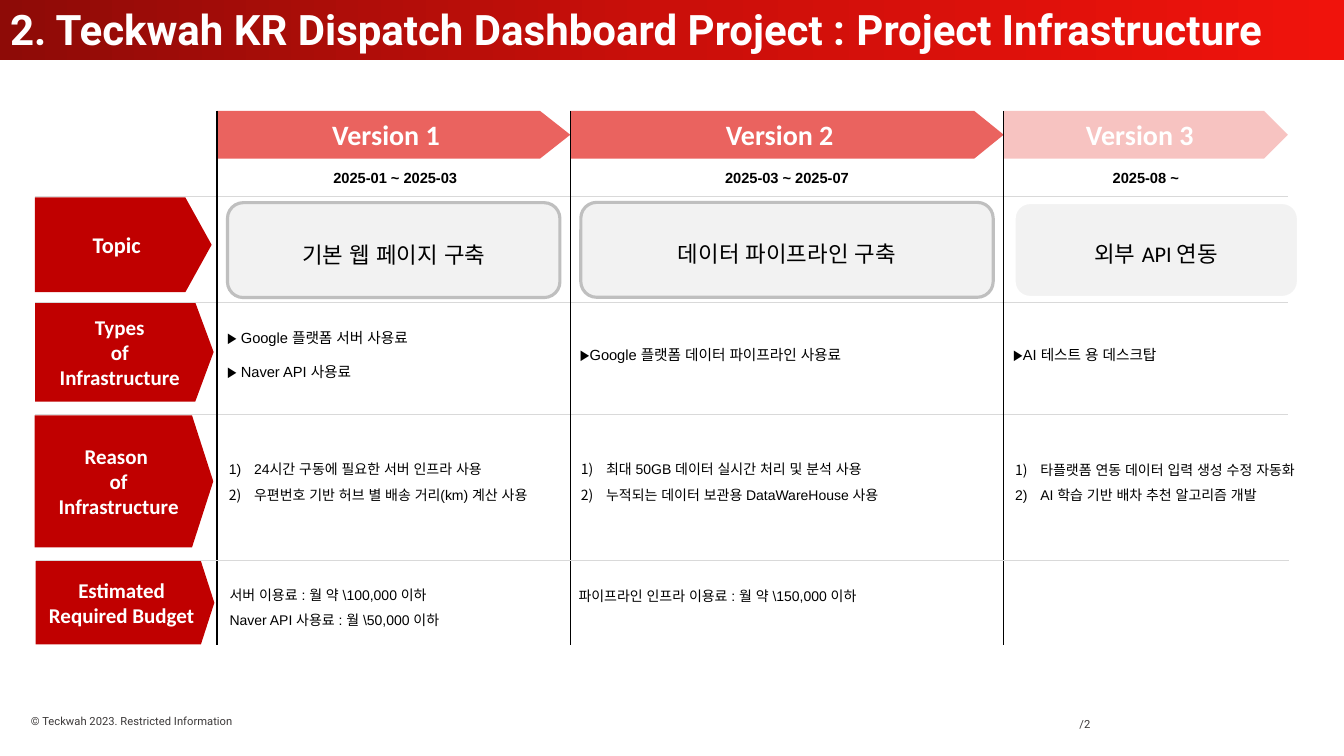
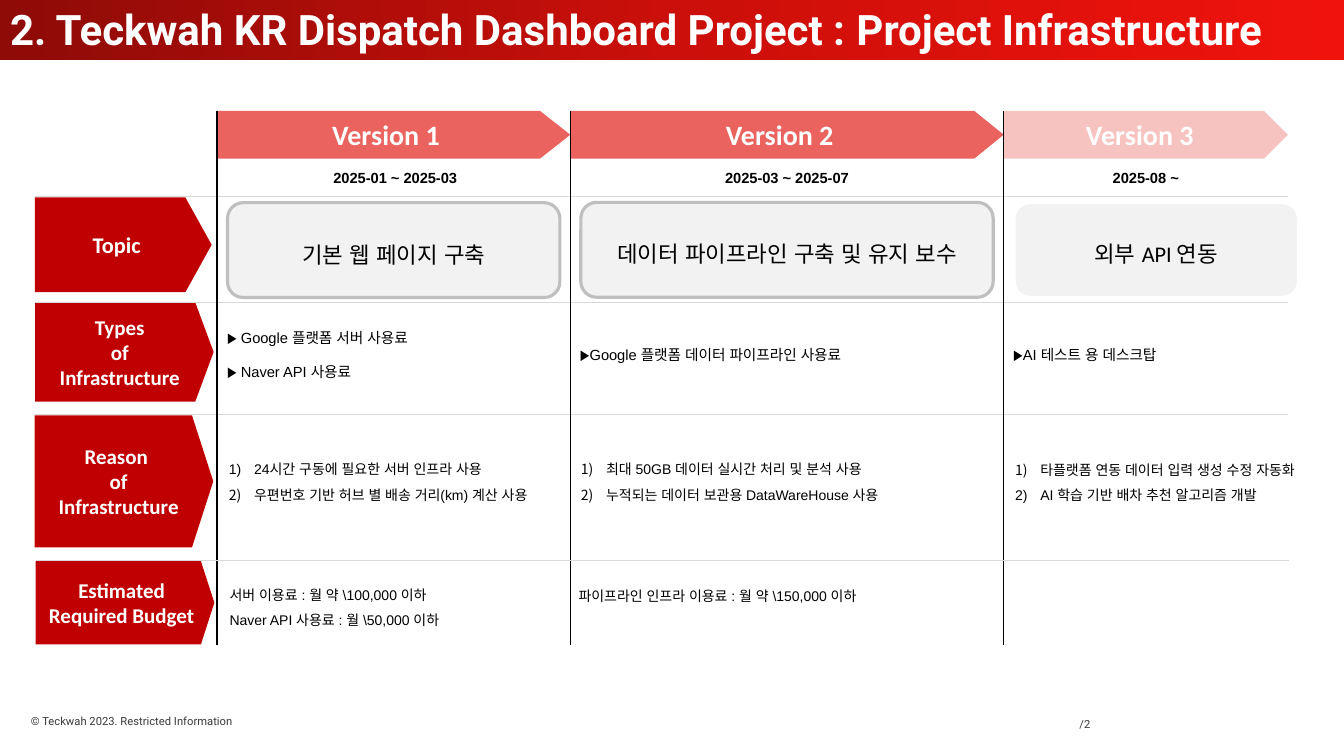
Before and after one commit to ppark-jjong/TWLKR-TMS, a slide deck: slide 2 of doc/TWLKR Dispatch Dashboard Project.pptx. Drawn at 1344x756 pixels with LibreOffice and Linux fonts; fonts in the diff are those of the drawing; background and template pictures are left out. Boxes give left, top, right and bottom in pixels: in the first picture for what was removed or moved away, otherwise in the second. Text is boxed around its words. In the diff, an @@ line names an element or a change of style, - is before the commit and + after.

```diff
--- a/doc/TWLKR Dispatch Dashboard Project.pptx
+++ b/doc/TWLKR Dispatch Dashboard Project.pptx
@@ text in rounded rectangle at [617, 243, 957, 264]: text changed @@
-데이터 파이프라인 구축
+데이터 파이프라인 구축 및 유지 보수
```
Also in this commit, not shown: 14 other files.
